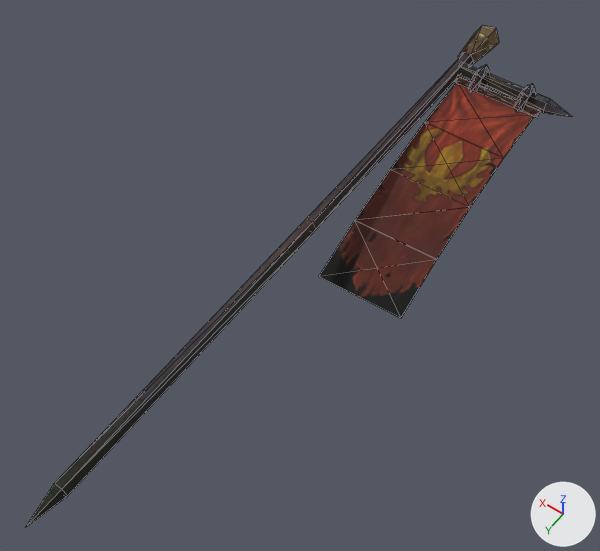
What one commit did to the OBJ model sceneobjs/huodong_zhanchang_01/huodong_zhanchang_01_qizhi_02b.obj.
Camera for both pictures: a 50 mm lens placed at (-121.0, 28.0, 241.0), pointed at (-6.0, -132.0, -12.0). Lighting does not change. The marker at lower right points along +X, +Y and +Z. Mesh edges are drawn as thin lines. Where no turn or scale is listed for an object, it has been applied to the vertices. Vertices at the same position are counted once.

In view in the first picture: 'huodong_zhanchang_01_qizhi_02b'.
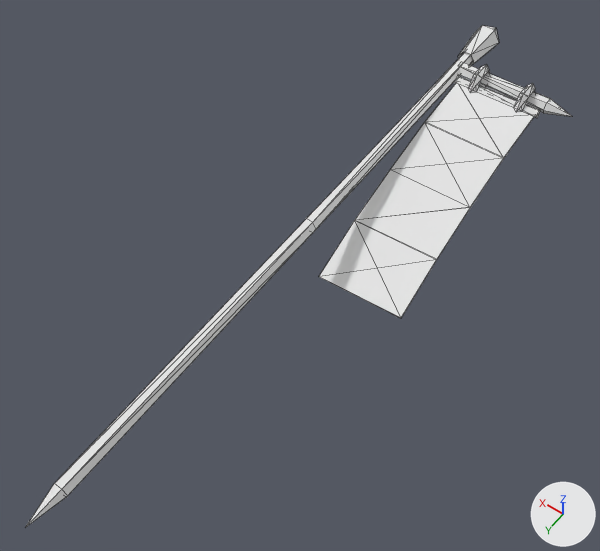
Boxes [x1, y1, x2, y2] around the edits, measured in the pictures (600 x 551 px):
part 1 of me_huodong_zhanchang_01_qizhi_02b, recoloured
    both: [458, 25, 572, 117]
part 2 of me_huodong_zhanchang_01_qizhi_02b, recoloured
    both: [25, 52, 541, 528]

The change, as a diff of the scene's bpy script:
```diff
--- a/sceneobjs/huodong_zhanchang_01/huodong_zhanchang_01_qizhi_02b.obj.py
+++ b/sceneobjs/huodong_zhanchang_01/huodong_zhanchang_01_qizhi_02b.obj.py
@@ mat_material_1_1 @@
+mat_material_1_1 = principled_material('material_1')
+mat_material_1_1.base_color = (0.8, 0.8, 0.8)  # white #e7e7e7
+mat_material_1_1.roughness = 1.0
@@ mat_material_2_1 @@
+mat_material_2_1 = principled_material('material_2')
+mat_material_2_1.base_color = (0.8, 0.8, 0.8)  # white #e7e7e7
+mat_material_2_1.roughness = 1.0
@@ me_huodong_zhanchang_01_qizhi_02b @@
 me_huodong_zhanchang_01_qizhi_02b.from_pydata(...)  # 109 vertices, 166 faces; spans x -56.0..7.0, y -302.0..0.0, z -26.0..7.0
 # used by ob_huodong_zhanchang_01_qizhi_02b; location = (0.0, 0.0, 0.0)
+# me_huodong_zhanchang_01_qizhi_02b part 1: all 108 faces that had it switch from mat_material_2 (picture img_huodong_zhanchang_01_qizhi_02a_01_png) to mat_material_2_1 (white #e7e7e7)
+# me_huodong_zhanchang_01_qizhi_02b part 2: all 58 faces that had it switch from mat_material_1 (picture img_huodong_zhanchang_01_qizhi_02a_png) to mat_material_1_1 (white #e7e7e7)
```
